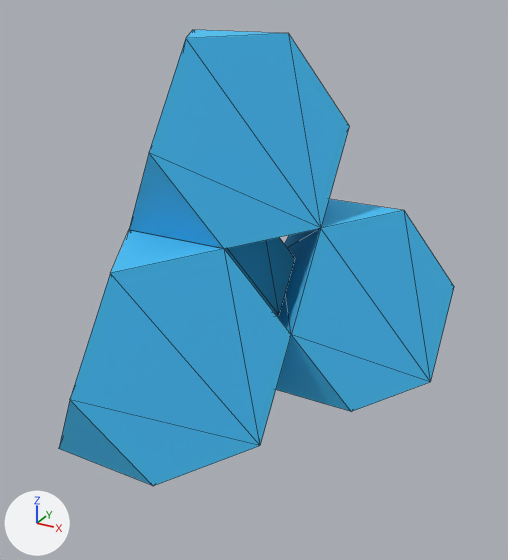
A saved change to the glTF model fractalarchimedean/vr/salas/glb/fractaltruncatedtetrahedron1.glb.
Both versions are drawn from a camera (50 mm lens) standing at (7.65, -12.65, 6.24) and looking at (1.01, -0.58, 0.2). Arrows for +X, +Y and +Z are at lower left; the lights stay in place. Mesh edges are drawn as thin lines. Where no turn or scale is listed for an object, it has been applied to the vertices.
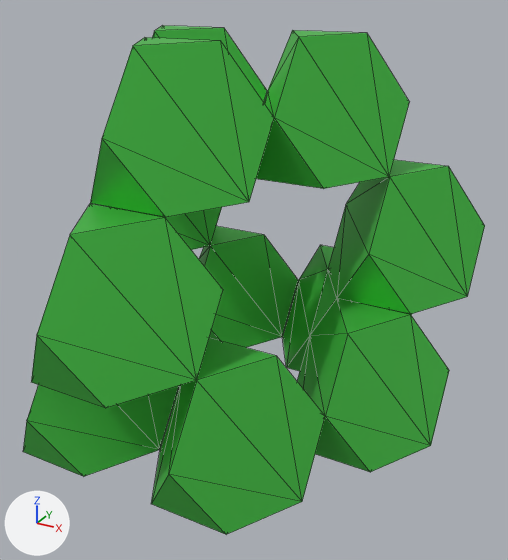
Not drawn themselves, but carrying or shaping drawn objects: ob_node_2, ob_node_5, ob_node_8, ob_node_11, ob_node_14, ob_node_16.

Location of each change, (x1, y1, x2, y2) in pixels of the pictures (508 x 560 px):
'Mesh_2', recoloured, moved, turned, rescaled: before (276, 199, 454, 412); after (256, 30, 409, 189)
'Mesh_1', recoloured, moved, turned, rescaled: before (129, 30, 350, 249); after (90, 37, 274, 217)
'Mesh_0', recoloured, moved, turned, rescaled: before (59, 230, 291, 486); after (152, 26, 267, 103)
'Mesh_4', recoloured, moved, rescaled, turned: before (225, 237, 295, 316); after (31, 204, 223, 408)
'Mesh_9', added (green): after (151, 338, 325, 534)
'Mesh_6', added (green): after (297, 299, 449, 472)
'Mesh_5', added (green): after (328, 160, 485, 314)
'Mesh_8', added (green): after (23, 385, 179, 476)
'Mesh_10', added (green): after (199, 226, 298, 348)
'Mesh_7', added (green): after (283, 245, 412, 371)
'Mesh_3', moved, turned, rescaled (not visible before): after (110, 207, 222, 250)

Patch to the scene script:
```diff
--- a/fractalarchimedean/vr/salas/glb/fractaltruncatedtetrahedron1.glb.py
+++ b/fractalarchimedean/vr/salas/glb/fractaltruncatedtetrahedron1.glb.py
@@ me_mesh_0 @@
 me_mesh_0.from_pydata(...)  # 12 vertices, 20 faces; spans x -1.06..1.06, y -1.06..1.06, z -1.06..1.06
-me_mesh_0.materials.append(mat_cor8)  # cyan #4dccff
+me_mesh_0.materials.append(mat_cor11)  # green #4ccc4c
@@ me_mesh_1 @@
 me_mesh_1.from_pydata(...)  # 12 vertices, 20 faces; spans x -1.06..1.06, y -1.06..1.06, z -1.06..1.06
-me_mesh_1.materials.append(mat_cor8_001)  # cyan #4dccff
+me_mesh_1.materials.append(mat_cor11_001)  # green #4ccc4c
@@ me_mesh_2 @@
 me_mesh_2.from_pydata(...)  # 12 vertices, 20 faces; spans x -1.06..1.06, y -1.06..1.06, z -1.06..1.06
-me_mesh_2.materials.append(mat_cor8_002)  # cyan #4dccff
+me_mesh_2.materials.append(mat_cor11_002)  # green #4ccc4c
@@ me_mesh_4 @@
 me_mesh_4.from_pydata(...)  # 12 vertices, 20 faces; spans x -1.06..1.06, y -1.06..1.06, z -1.06..1.06
-me_mesh_4.materials.append(mat_cor8_004)  # cyan #33b2e5
+me_mesh_4.materials.append(mat_cor11_004)  # green #4ccc4c
@@ ob_node_16 @@
 ob_node_16 = bpy.data.objects.new('Node_16', None)
+ob_node_16.parent = ob_node_17
 ob_node_16.location = (0.0, 0.0, 0.0)
-ob_node_16.rotation_euler = (0.78, -0.618, 0.526)  # degrees (45, -35, 30)
-ob_node_16.scale = (5.0, 5.0, 5.0)
@@ ob_node_2 @@
 ob_node_2 = bpy.data.objects.new('Node_2', None)
-ob_node_2.parent = ob_node_15
-ob_node_2.location = (-0.705, -0.705, 0.705)
+ob_node_2.parent = ob_node_36
+ob_node_2.location = (0.707, 2.121, 0.707)
 ob_node_2.scale = (0.998, 0.998, 0.998)
@@ ob_node_5 @@
 ob_node_5 = bpy.data.objects.new('Node_5', None)
-ob_node_5.parent = ob_node_15
-ob_node_5.location = (0.705, 0.705, 0.705)
+ob_node_5.parent = ob_node_36
+ob_node_5.location = (0.707, 0.707, 2.121)
 ob_node_5.scale = (0.998, 0.998, 0.998)
@@ ob_node_8 @@
 ob_node_8 = bpy.data.objects.new('Node_8', None)
-ob_node_8.parent = ob_node_15
-ob_node_8.location = (0.705, -0.705, -0.705)
+ob_node_8.parent = ob_node_36
+ob_node_8.location = (2.121, 0.707, 0.707)
 ob_node_8.scale = (0.998, 0.998, 0.998)
@@ ob_node_11 @@
 ob_node_11 = bpy.data.objects.new('Node_11', None)
-ob_node_11.parent = ob_node_15
+ob_node_11.parent = ob_node_36
 ob_node_11.location = (-0.705, 0.705, -0.705)
@@ ob_node_14 @@
 ob_node_14 = bpy.data.objects.new('Node_14', None)
-ob_node_14.parent = ob_node_15
-ob_node_14.location = (0.0, 0.0, 0.0)
-ob_node_14.scale = (0.589, 0.589, 0.589)
+ob_node_14.parent = ob_node_36
+ob_node_14.location = (-0.707, -0.707, 2.121)
+ob_node_14.scale = (0.998, 0.998, 0.998)
@@ ob_node_17 @@
+ob_node_17 = bpy.data.objects.new('Node_17', None)
+ob_node_17.parent = ob_node_36
+ob_node_17.location = (2.121, -0.707, -0.707)
+ob_node_17.scale = (0.998, 0.998, 0.998)
@@ ob_node_36 @@
+ob_node_36 = bpy.data.objects.new('Node_36', None)
+ob_node_36.parent = ob_node_37
+ob_node_36.location = (0.0, 0.0, 0.0)
+ob_node_36.scale = (0.333, 0.333, 0.333)
@@ ob_node_37 @@
+ob_node_37 = bpy.data.objects.new('Node_37', None)
+ob_node_37.location = (0.0, 0.0, 0.0)
+ob_node_37.rotation_euler = (0.78, -0.618, 0.526)  # degrees (45, -35, 30)
+ob_node_37.scale = (5.0, 5.0, 5.0)
@@ ob_mesh_10 @@
+ob_mesh_10 = bpy.data.objects.new('Mesh_10', me_mesh_10)  # 12 vertices, 20 faces; spans x -1.66..1.67, y -1.92..1.44, z -1.02..1.7; in mat_cor11_010 (green #4ccc4c)
+ob_mesh_10.location = (-1.66, 2.88, -2.05)
@@ ob_mesh_9 @@
+ob_mesh_9 = bpy.data.objects.new('Mesh_9', me_mesh_9)  # 12 vertices, 20 faces; spans x -1.66..1.67, y -1.92..1.44, z -1.02..1.7; in mat_cor11_009 (green #4ccc4c)
+ob_mesh_9.location = (1.67, -2.89, -2.03)
@@ ob_mesh_8 @@
+ob_mesh_8 = bpy.data.objects.new('Mesh_8', me_mesh_8)  # 12 vertices, 20 faces; spans x -1.66..1.67, y -1.92..1.44, z -1.02..1.7; in mat_cor11_008 (green #4ccc4c)
+ob_mesh_8.location = (-1.66, -2.89, -2.04)
@@ ob_mesh_7 @@
+ob_mesh_7 = bpy.data.objects.new('Mesh_7', me_mesh_7)  # 12 vertices, 20 faces; spans x -1.66..1.67, y -1.92..1.44, z -1.02..1.7; in mat_cor11_007 (green #4ccc4c)
+ob_mesh_7.location = (1.67, 2.88, -2.04)
@@ ob_mesh_6 @@
+ob_mesh_6 = bpy.data.objects.new('Mesh_6', me_mesh_6)  # 12 vertices, 20 faces; spans x -1.66..1.67, y -1.92..1.44, z -1.02..1.7; in mat_cor11_006 (green #4ccc4c)
+ob_mesh_6.location = (3.34, 0.0, -2.03)
@@ ob_mesh_5 @@
+ob_mesh_5 = bpy.data.objects.new('Mesh_5', me_mesh_5)  # 12 vertices, 20 faces; spans x -1.66..1.67, y -1.92..1.44, z -1.02..1.7; in mat_cor11_005 (green #4ccc4c)
+ob_mesh_5.location = (3.33, 1.92, 0.69)
```
